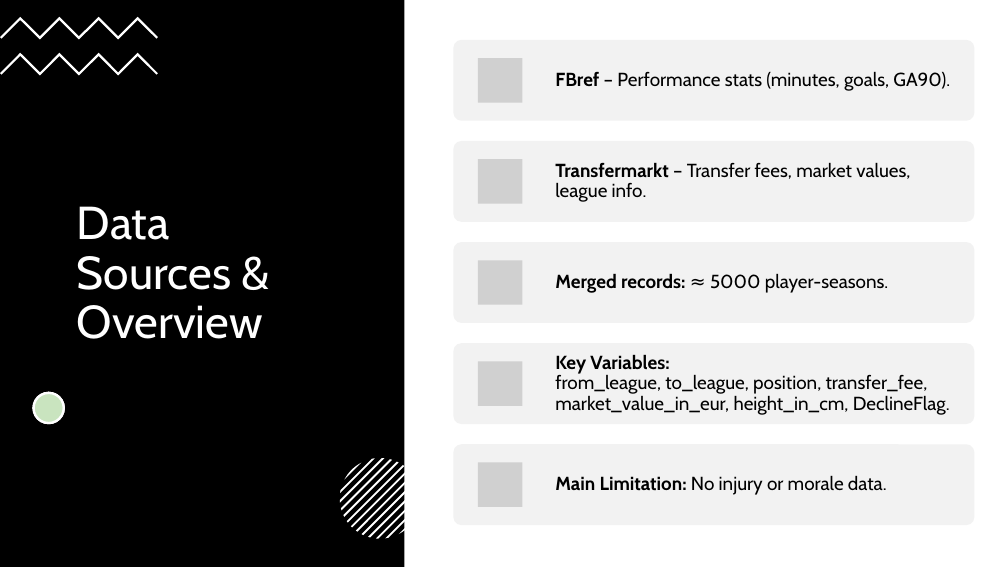
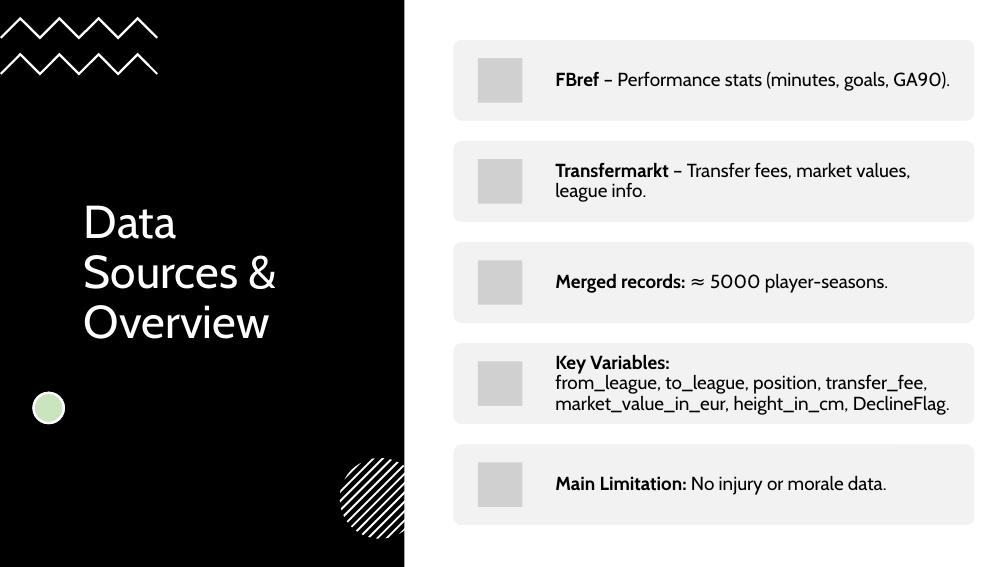
Before and after one commit to Erdos-Projects/fall-2025-money-and-soccer, a slide deck: slide 4 of presentation/presentation.pptx. Drawn at 1008x567 pixels with LibreOffice and Linux fonts; fonts in the diff are those of the drawing; grey boxes stand for pictures. Boxes give left, top, right and bottom in pixels: in the first picture for what was removed or moved away, otherwise in the second. Text is boxed around its words. In the diff, an @@ line names an element or a change of style, - is before the commit and + after.

```diff
--- a/presentation/presentation.pptx
+++ b/presentation/presentation.pptx
@@ title "Data Sources & Overview": place and size @@
-title "Data Sources & Overview" at [77, 206, 263, 339]
+title "Data Sources & Overview" at [84, 205, 270, 339]
```
Also in this commit, not shown: 4 other slides changed, 1 slide added, 9 other files.
